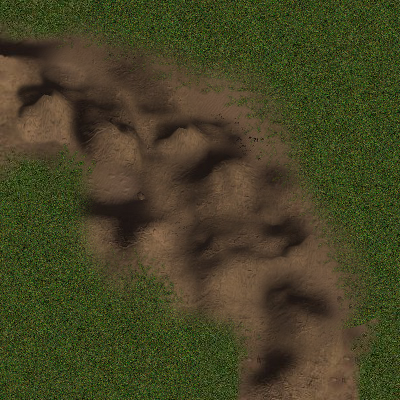
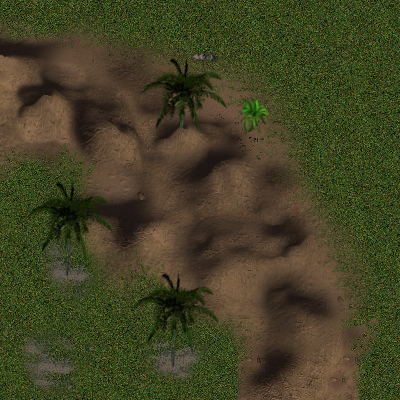
The second 400 × 400 image is a revision of the first. Changes to its layers:
added layer "0001.png#4" above "0001.png#3" over box(26, 181, 113, 277)
added layer "0001.png#3" above "0001.png#2" over box(140, 55, 228, 131)
added layer "0001.png#2" above "Clipboard#1" over box(132, 271, 219, 368)
added layer "Clipboard#1" above "0001.png copy" over box(190, 51, 217, 62)
added layer "0001.png copy" above "New Layer copy" over box(237, 97, 270, 133)
added layer "New Layer copy" above "New Layer" over box(19, 228, 210, 400)
added layer "New Layer" above "hill_s.jpg" over box(19, 228, 210, 400)
